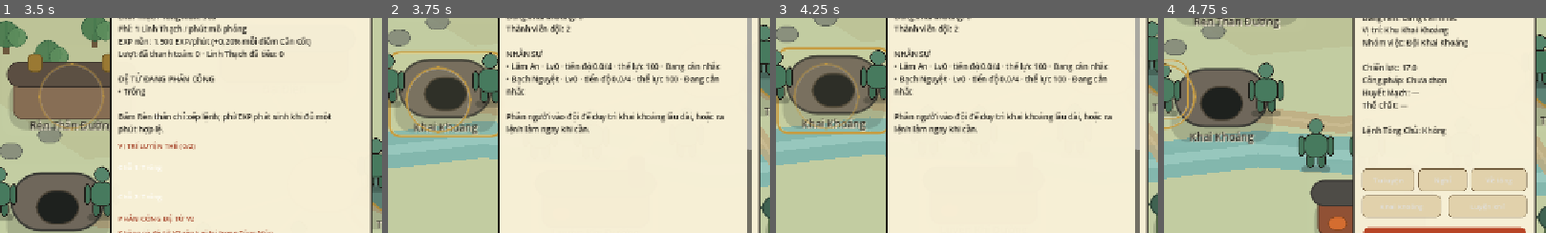
Above: before the commit, frames 1-4 (left to right).
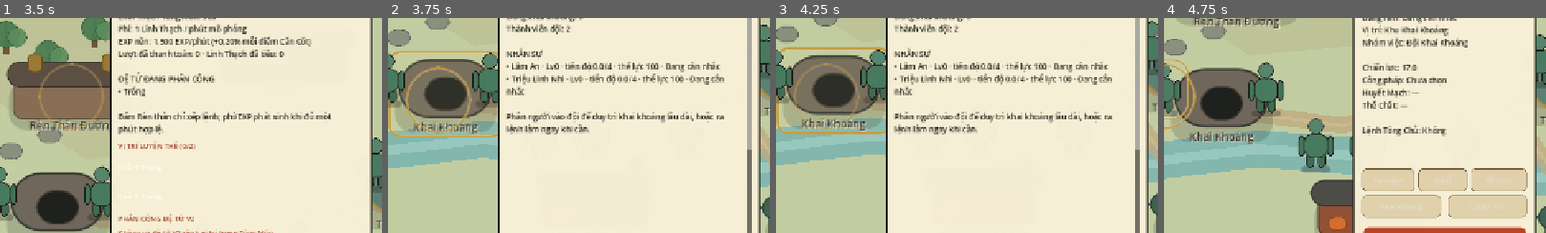
Above: after the commit, the same moments.

Repository: vuanhtuan161094-byte/TongMonBaDao
Game: Godot game, scene res://scenes/p3/p3_2_landscape_sect.tscn
Same seed, same stepped clock (60 frames per second), same inputs: the game is played once before the commit and once after it.
Inputs (mouse positions are % of the whole screen's width and height, from its top left):
- Up to frame 1 (3.5 s): click (50, 23) at 0.5 s; click (92, 46) at 1.25 s; click (34, 50) at 2 s; click (77, 100) at 2.75 s
- Up to frame 2 (3.75 s): click (58, 75) at 3.5 s
- Up to frame 3 (4.25 s): no input
- Up to frame 4 (4.75 s): click (50, 45) at 4.27 s
The pictures show only the part of the screen within x 50-100%, y 31-81%; the shares and areas given below are measured in that part.

Frame 1 is identical in both runs. In frame 2, 1.3% of the frame differs, in the area x 32-88%, y 25-32%; in frame 3, 1.3%; in frame 4, nothing differs.

Commit message:
feat(dv2-03f-f3): persist bounded real-win Linh Tủy guarantee progress with old-save zero migration

Diff:
--- a/godot/src/simulation/state/sect_state.gd
+++ b/godot/src/simulation/state/sect_state.gd
@@ -92,6 +92,9 @@
 var v2_pve_enabled: bool = false
 var v2_pve_selected_levels: Dictionary = {}
 var v2_pve_reward_claims: Dictionary = {}
+# F3 legitimate won-claim counter for an early-Linh-Tủy guarantee.
+# No idle payout, no timer and no separate reward warehouse.
+var v2_body_material_progress: Dictionary = {}
 # DV2-02 explicit opt-in: authoritative active hunt snapshots for save/reload.
 var v2_pve_active_runs: Dictionary = {}
 # DV2-03F/F2: compact, per-disciple/per-major-realm committed Body receipts.
@@ -183,10 +186,12 @@
     if v2_training_enabled or not v2_training_rules.is_empty():
         data["v2_training_enabled"] = v2_training_enabled
         data["v2_training_rules"] = v2_training_rules.duplicate(true)
-    if v2_pve_enabled or not v2_pve_selected_levels.is_empty() or not v2_pve_reward_claims.is_empty() or not v2_pve_active_runs.is_empty():
+    if v2_pve_enabled or not v2_pve_selected_levels.is_empty() or not v2_pve_reward_claims.is_empty() or not v2_pve_active_runs.is_empty() or not v2_body_material_progress.is_empty():
         data["v2_pve_enabled"] = v2_pve_enabled
         data["v2_pve_selected_levels"] = v2_pve_selected_levels.duplicate(true)
         data["v2_pve_reward_claims"] = v2_pve_reward_claims.duplicate(true)
+        if not v2_body_material_progress.is_empty():
+            data["v2_body_material_progress"] = v2_body_material_progress.duplicate(true)
         if not v2_pve_active_runs.is_empty():
             data["v2_pve_active_runs"] = v2_pve_active_runs.duplicate(true)
     if not v2_body_gate_receipts.is_empty():
@@ -270,6 +275,13 @@
             if level >= 1 and level <= 5:
                 state.v2_pve_selected_levels[str(region)] = level
     state.v2_pve_reward_claims = _bool_dictionary(data.get("v2_pve_reward_claims", {}))
+    # Old saves with no F3 progress load as zero. These counters change only
+    # with a fully successful real PvE win claim.
+    var saved_body_progress = data.get("v2_body_material_progress", {})
+    if saved_body_progress is Dictionary:
+        for raw_key in saved_body_progress.keys():
+            if str(raw_key) == "linh_tuy_thanh_truc_wins":
+                state.v2_body_material_progress[str(raw_key)] = clampi(int(saved_body_progress[raw_key]),0,3)
     var raw_runs = data.get("v2_pve_active_runs", {})
     if raw_runs is Dictionary:
         for encounter_id in raw_runs.keys():
